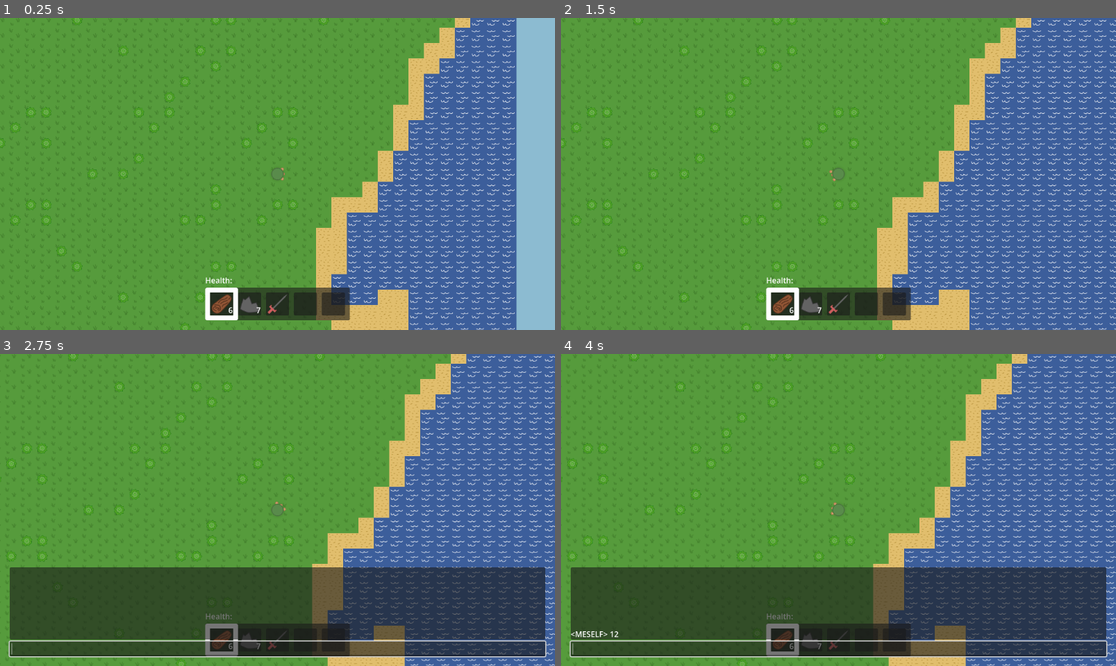
Above: before the commit, frames 1-4 (two rows, left to right).
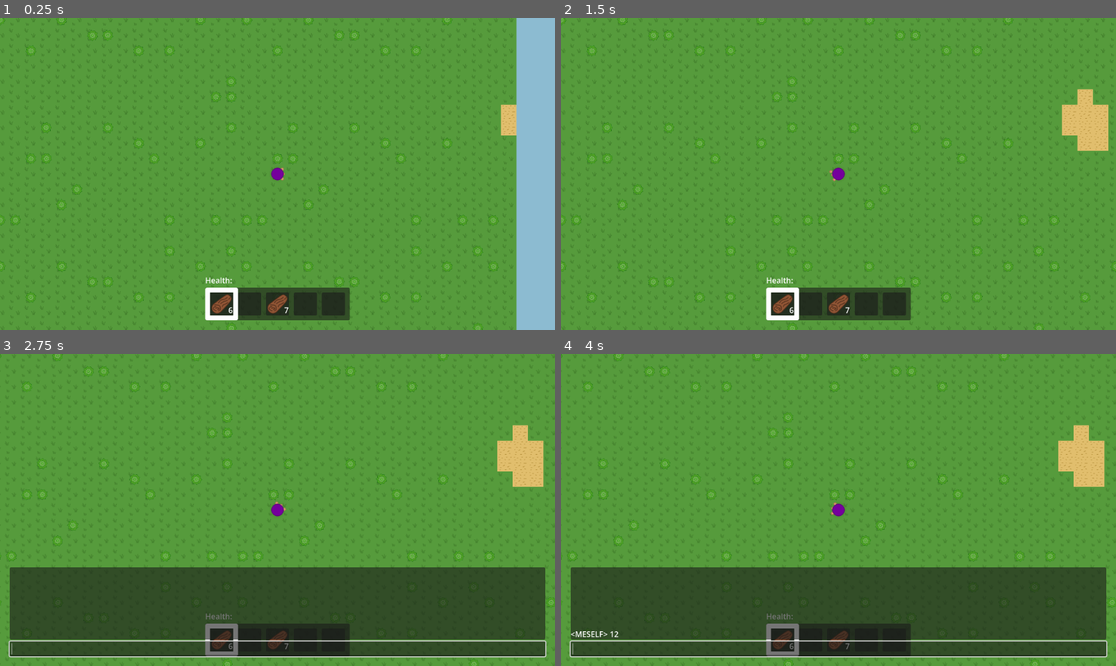
Above: after the commit, the same moments.

Repository: artmouse155/lets_survive
Game: Godot game, scene res://Scenes/WorldTest.tscn
Same seed, same stepped clock (60 frames per second), same inputs: the game is played once before the commit and once after it.
Inputs (mouse positions are in pixels of both pictures, inside the frame that each line leads up to):
- Up to frame 1 (0.25 s): no input
- Up to frame 2 (1.5 s): drag from (838, 174) to (894, 105) at 0.52 s; tap Enter at 1.25 s; drag from (727, 189) to (838, 174) at 1.27 s
- Up to frame 3 (2.75 s): tap Space at 2 s; move the mouse to (333, 441) at 2.02 s; hold D (right) from 2.03 s (still down); tap T (chat) at 2.1 s
- Up to frame 4 (4 s): release D (right) at 2.75 s; click (838, 650) at 2.77 s; type "12" at 2.85 s; tap Enter at 3.5 s; drag from (810, 572) to (672, 463) at 3.52 s

The runs differ from the first frame. In frame 1, 28% of the frame differs, in the area x 0-94%, y 0-100%; in frame 2, 35%, in the area x 0-100%, y 0-100%; in frame 3, 35%; in frame 4, 35%.
Error before the commit: Cannot call method 'file_exists' on a null value. (res://Scripts/Static/save_load.gd:139)

Commit message:
🚧(Serialization) Reworked resource serialization to use JSON
- Made changes to PlayerSave and WorldSave class - removing the initializer and removing getters for simpler serialization
- Created a Serializer base class that houses the 4 different serializers in use right now
- Cleaned up the SaveLoad frankenclass and it is much nicer to use now! :)

Diff:
--- a/Scenes/MainMenu/world_select_menu.gd
+++ b/Scenes/MainMenu/world_select_menu.gd
@@ -32,7 +32,7 @@
 func start() -> void:
 	for child : Node in WorldButtonContainer.get_children():
 		child.queue_free()
-	var saves := SaveLoad.get_world_saves()
+	var saves := SaveLoad.world_serializer.list()
 	for save : WorldSave in saves:
 		var button : WorldSelectButton = SelectButtonPacked.instantiate()
 		button.set_world_name(save.get_world_name())
--- a/Scenes/World/chunk_loader.gd
+++ b/Scenes/World/chunk_loader.gd
@@ -13,11 +13,13 @@
 var _chunk_load_queue : Array[Vector2i] = []
 var _chunk_remove_queue : Array[Vector2i] = []
 
-# Called when the node enters the scene tree for the first time.
+var chunk_serializer : ChunkSerializer
+
 func start(world_name: String, world_seed : String) -> void:
 	seed_int = world_seed.hash()
 	_world_name = world_name
 	terrain_gen.seed = seed_int
+	chunk_serializer = SaveLoad.get_chunk_serializer(world_name)
 	load_chunk(Vector2i.ZERO)
 	load_chunk(Vector2i.UP)
 
@@ -57,7 +59,7 @@
 
 ## TODO: Flesh out
 func saved_chunk_data(chunk_coordiate: Vector2i) -> ChunkSave:
-	return SaveLoad.load_chunk(_world_name, chunk_coordiate)
+	return chunk_serializer.des_chunk(chunk_coordiate)
 
 func on_player_position_updated(pos: Vector2) -> void:
 
--- a/Scenes/main.tscn
+++ b/Scenes/main.tscn
@@ -78,7 +78,10 @@
 	menu_selected.emit(MainMenus.MENUS.CHARACTER_SELECT)
 
 func create_character() -> void:
-	SaveLoad.create_character(_character_name, COLOR_OPTIONS[_character_shirt_color])
+	var new_player := PlayerSave.new()
+	new_player.player_name = _character_name
+	new_player.color = COLOR_OPTIONS[_character_shirt_color]
+	SaveLoad.player_serializer.ser_player(new_player)
 	return_to_character_select()
 
 func set_character_name(character_name : String) -> void:
@@ -91,7 +94,9 @@
 
 func set_character_shirt_color(index : int) -> void:
 	_character_shirt_color = COLOR_OPTIONS.keys()[index]
-	_player_preview.preview(PlayerSave.new(\"_PREVIEW_\",_character_shirt_color))
+	var preview_player := PlayerSave.new()
+	preview_player.color = COLOR_OPTIONS[_character_shirt_color]
+	_player_preview.preview(preview_player)
 	_update_create_button()
 
 func _update_create_button() -> void:
--- /dev/null
+++ b/Scripts/Autoload/save_load.gd
@@ -0,0 +1,15 @@
+extends Node
+
+const NAMING_REGEX = "[a-zA-Z _\\d]{1,}"
+
+@onready var player_serializer := PlayerSerializer.new()
+@onready var world_serializer := WorldSerializer.new()
+@onready var global_serializer := GlobalSerializer.new()
+
+func get_chunk_serializer(world_name : String) -> ChunkSerializer:
+	return ChunkSerializer.new(world_name)
+
+func save_chunks(world_name : String, chunks : Array[ChunkSave]) -> void:
+	var chunk_serializer := ChunkSerializer.new(world_name)
+	for chunk in chunks:
+		chunk_serializer.ser_chunk(chunk)
--- a/Scripts/CustomResource/chunk_save.gd
+++ b/Scripts/CustomResource/chunk_save.gd
@@ -21,6 +21,10 @@
 	_entities = entities
 
 
+static func c_to_s(coords : Vector2i) -> String:
+	return "%s %s" % [str(coords.x), str(coords.y)]
+
+
 func get_coordinates() -> Vector2i:
 	return _coordinates
 
--- a/Scripts/CustomResource/player_save.gd
+++ b/Scripts/CustomResource/player_save.gd
@@ -1,42 +1,21 @@
 class_name PlayerSave extends Resource
 
-@export var _player_name : String
-@export var _color : Color
-@export var _level : int = 0
-@export var _inventory : Array[Item]
-
-var _world_hashed_fingerprints : Dictionary[String,PackedStringArray] = {}
-
-func get_player_name() -> String:
-	return _player_name
-
-func get_level() -> int:
-	return _level
-
-func get_color() -> Color:
-	return _color
-
-func get_inventory() -> Array[Item]:
-	return _inventory
-
-func set_inventory(i : Array[Item]) -> void:
-	_inventory = i
+@export var player_name : String = "default_player_name"
+@export var color : Color = Color.WHITE
+@export var level : int = 0
+@export var inventory : Array[Item] = []
+@export var world_hashed_fingerprints : Dictionary[String,PackedStringArray] = {}
 
 func get_world_hashed_fingerprints(world_name : String) -> PackedStringArray:
-	if (world_name in _world_hashed_fingerprints.keys()):
-		return _world_hashed_fingerprints[world_name]
+	if (world_name in world_hashed_fingerprints.keys()):
+		return world_hashed_fingerprints[world_name]
 	return []
 
 func add_world(world_name : String, hashed_fingerprint : String) -> void:
-	if (!(world_name in _world_hashed_fingerprints.keys())):
-		_world_hashed_fingerprints[world_name] = PackedStringArray([])
-	_world_hashed_fingerprints[world_name].push_back(hashed_fingerprint)
-
-
-func _init(player_name : String = "", color : Color = Color.WHITE) -> void:
-	_player_name = player_name
-	_color = color
+	if (!(world_name in world_hashed_fingerprints.keys())):
+		world_hashed_fingerprints[world_name] = PackedStringArray([])
+	world_hashed_fingerprints[world_name].push_back(hashed_fingerprint)
 
 ## ALERT: Will save to the user folder. Be careful!
 func save() -> void:
-	SaveLoad.save_player(_player_name,self)
+	SaveLoad.player_serializer.ser_player(self)
--- a/Scripts/CustomResource/world_save.gd
+++ b/Scripts/CustomResource/world_save.gd
@@ -1,30 +1,16 @@
 class_name WorldSave extends Resource
 
-@export var _world_name : String = ""
-@export var _world_seed : String = ""
-@export var _spawnpoint : Vector2i = Vector2i.ZERO
-
-#var chunks : Dictionary[Vector2i,Chunk]
-
-# Dictionary[Player Fingerprint, Memory]
+@export var world_name : String = ""
+@export var world_seed : String = ""
+@export var spawnpoint : Vector2i = Vector2i.ZERO
 @export var player_memories : Dictionary[String,PlayerMemory] = {}
-
-func get_world_name() -> String:
-	return _world_name
-
-func get_world_seed() -> String:
-	return _world_seed
-
-func get_spawnpoint() -> Vector2i:
-	return _spawnpoint
-
 
 func is_player_known(player_save : PlayerSave) -> bool:
 	return get_player_memory(player_save) != null
 
 ## Attempts to get the world's memory of the player.
 func get_player_memory(player_save : PlayerSave) -> PlayerMemory:
-	for hashed_fingerprint : String in player_save.get_world_hashed_fingerprints(_world_name):
+	for hashed_fingerprint : String in player_save.get_world_hashed_fingerprints(world_name):
 		var memory := _get_player_memory(hashed_fingerprint)
 		if memory:
 			return memory
@@ -33,8 +19,8 @@
 ## ALERT: player_save will be modified to include the new fingerprint. player_save
 ## Must then be saved externally by resource_saver.
 func add_player(player_save : PlayerSave) -> PlayerMemory:
-	var hashed_fingerprint := _add_player(player_save.get_player_name())
-	player_save.add_world(_world_name,hashed_fingerprint)
+	var hashed_fingerprint := _add_player(player_save.player_name)
+	player_save.add_world(world_name,hashed_fingerprint)
 	return _get_player_memory(hashed_fingerprint)
 
 
@@ -52,13 +38,13 @@
 	var fingerprint := str(randi())
 	while (fingerprint in player_memories.keys()):
 		fingerprint = str(randi())
-	player_memories[fingerprint] = PlayerMemory.new(player_name,World.tile_to_world(_spawnpoint))
+	player_memories[fingerprint] = PlayerMemory.new(player_name,World.tile_to_world(spawnpoint))
 	return fingerprint.sha256_text()
 
-func _init(world_name : String = "", world_seed : String = "") -> void:
-	_world_name = world_name
-	_world_seed = world_seed
+func _init(p_world_name : String = "", p_world_seed : String = "") -> void:
+	world_name = p_world_name
+	world_seed = p_world_seed
 
 ## ALERT: Will save to the user folder. Be careful!
 func save() -> void:
-	SaveLoad.save_world(_world_name,self)
+	SaveLoad.world_serializer.ser_world(self)
--- a/Scripts/Menu/MainMenu/GameContainer.gd
+++ b/Scripts/Menu/MainMenu/GameContainer.gd
@@ -25,17 +25,17 @@
 	menu_selected.emit(MainMenus.MENUS.TITLE)
 
 func loadGame(world_name : String, player_name : String) -> void:
-	var player_save := SaveLoad.get_player_save(player_name)
+	var player_save := SaveLoad.player_serializer.des_player(player_name)
 	print("Player Save Path: %s" % player_save.resource_path)
-	var world_data := SaveLoad.get_world_save(world_name)
+	var world_data := SaveLoad.world_serializer.des_world(world_name)
 	if (save_button.pressed.is_connected(save)):
 		save_button.pressed.disconnect(save)
-	save_button.pressed.connect(save.bind(world_name,player_name))
+	save_button.pressed.connect(save.bind(world_name))
 	load_screen.hide()
 	world.start(world_data, player_save)
 
 func load_lan_game(host: String, port: String, player_name : String) -> void:
-	var player_save := SaveLoad.get_player_save(player_name)
+	var player_save := SaveLoad.player_serializer.des_player(player_name)
 	print("Player Save Path: %s" % player_save.resource_path)
 	if (save_button.pressed.is_connected(save)):
 		save_button.pressed.disconnect(save)
@@ -49,9 +49,10 @@
 func testLoad(world_save : WorldSave, player_save : PlayerSave) -> void:
 	world.start(world_save, player_save)
 
-func save(world_name : String, player_name : String) -> void:
-	SaveLoad.save_player(player_name, world.get_updated_self_save())
+func save(world_name : String) -> void:
+	SaveLoad.player_serializer.ser_player(world.get_updated_self_save())
 	SaveLoad.save_chunks(world_name, world.get_chunk_saves())
+	game_ui.chat.send_system_msg("Game Saved!")
 
 func _on_back_from_lan_button_pressed(host: String, port: String) -> void:
 	game_ui.set_pause(false)
--- a/Scripts/Menu/MainMenu/PlayerPreview.gd
+++ b/Scripts/Menu/MainMenu/PlayerPreview.gd
@@ -4,8 +4,8 @@
 
 func preview(player_save : PlayerSave) -> void:
 	if player_save:
-		player.set_inventory(player_save.get_inventory())
-		player.set_color(player_save.get_color())
+		player.set_inventory(player_save.inventory)
+		player.set_color(player_save.color)
 		player.show()
 	else:
 		player.hide()
--- a/Scripts/Menu/MainMenu/character_select_menu.gd
+++ b/Scripts/Menu/MainMenu/character_select_menu.gd
@@ -20,12 +20,12 @@
 func start() -> void:
 	for child in CharacterButtonContainer.get_children():
 		child.queue_free()
-	var saves := SaveLoad.get_player_saves()
+	var saves := SaveLoad.player_serializer.list()
 	for save : PlayerSave in saves:
 		var button : CharacterSelectButton = SelectButtonPacked.instantiate()
-		button.set_character_name(save.get_player_name())
-		button.set_character_level(save.get_level())
-		button.pressed.connect(select_character.bind(save.get_player_name()))
+		button.set_character_name(save.player_name)
+		button.set_character_level(save.level)
+		button.pressed.connect(select_character.bind(save.player_name))
 		CharacterButtonContainer.add_child(button)
 	PreviewBox.preview(null)
 	PlayButton.disabled = true
@@ -36,4 +36,4 @@
 			child.set_selected(player_name == child.internal_character_name)
 	character_selected.emit(player_name)
 	PlayButton.disabled = false
-	PreviewBox.preview(SaveLoad.get_player_save(player_name))
+	PreviewBox.preview(SaveLoad.player_serializer.des_player(player_name))
--- /dev/null
+++ b/Scripts/Serialization/chunk_serializer.gd
@@ -0,0 +1,15 @@
+class_name ChunkSerializer
+extends Serializer
+
+const CHUNK_SUB_DIR = "chunks"
+
+func _init(world_name : String) -> void:
+	super._init("%s%s/%s" % [USER_DIR, WORLD_SUB_DIR, world_name])
+
+
+func ser_chunk(chunk_save : ChunkSave) -> void:
+	_ser(ChunkSave.c_to_s(chunk_save.get_coordinates()), chunk_save)
+
+
+func des_chunk(coords : Vector2i) -> ChunkSave:
+	return _des(ChunkSave.c_to_s(coords)) as ChunkSave
--- /dev/null
+++ b/Scripts/Serialization/global_serializer.gd
@@ -0,0 +1,19 @@
+class_name GlobalSerializer
+extends Serializer
+
+const GLOBAL_SAVE_NAME = "global_save"
+
+func _init() -> void:
+	super._init(USER_DIR)
+
+
+func ser(global_save : RefCounted) -> void:
+	_ser(GLOBAL_SAVE_NAME, global_save)
+
+
+func des() -> RefCounted:
+	return _des(GLOBAL_SAVE_NAME) as RefCounted
+
+
+func list() -> Array[String]:
+	return _list(ListType.FILES)
--- /dev/null
+++ b/Scripts/Serialization/player_serializer.gd
@@ -0,0 +1,23 @@
+class_name PlayerSerializer
+extends Serializer
+
+const PLAYER_SUB_DIR = "player_saves"
+
+func _init() -> void:
+	super._init("%s%s" % [USER_DIR, PLAYER_SUB_DIR])
+
+
+func ser_player(player_save : PlayerSave) -> void:
+	_ser(player_save.player_name, player_save)
+
+
+func des_player(player_name : String) -> PlayerSave:
+		return _des(player_name) as PlayerSave
+
+
+func list() -> Array[PlayerSave]:
+	var save_names := _list(ListType.FILES)
+	var output : Array[PlayerSave]
+	for s in save_names:
+		output.append(des_player(s.trim_suffix(FILE_TYPE)))
+	return output
--- /dev/null
+++ b/Scripts/Serialization/serializer.gd
@@ -0,0 +1,63 @@
+class_name Serializer extends RefCounted
+
+const USER_DIR = "user://"
+const WORLD_SUB_DIR = "world_saves"
+const FILE_TYPE = ".json"
+
+var directory : String
+
+enum ListType { FILES, DIRECTORIES }
+
+func _init(
+	p_directory : String,
+	) -> void:
+	directory = p_directory
+	A2J.object_registry.merge({
+ 		'PlayerSave': PlayerSave,
+	})
+	var error := DirAccess.make_dir_recursive_absolute(p_directory)
+	if error != OK:
+		push_error(error_string(error))
+
+## Deserialize the given [String].
+func _des(s : String) -> Variant:
+	var file := FileAccess.open("%s/%s%s" % [directory,s,FILE_TYPE], FileAccess.READ)
+	if file:
+		var obj_json := file.get_as_text()
+		var json := JSON.new()
+		var error := json.parse(obj_json)
+		if error != OK:
+			push_error("Parsing save JSON %s failed " % s)
+			return null
+		var obj : Variant = A2J.from_json(json.data)
+		print(type_string(typeof(obj)))
+		if obj:
+			return obj
+		push_error("Deserializing %s failed" % s)
+		return null
+	push_warning("Error loading %s: %s" % [s, error_string(FileAccess.get_open_error())])
+	return null
+
+## Serialize the given [Variant].
+func _ser(s: String, o : Variant) -> void:
+	var json : Variant = A2J.to_json(o)
+	if json:
+		var file := FileAccess.open("%s/%s%s" % [directory,s,FILE_TYPE], FileAccess.WRITE)
+		if file:
+			if file.store_string(str(json)):
+				return
+			push_error("Could not store JSON for %s" % s)
+			return
+		push_error(error_string(FileAccess.get_open_error()))
+		return
+	push_error("Serializing %s failed" % str(o))
+
+## Lists either files or sub-directories in the given directory.
+func _list(list_type : ListType = ListType.FILES) -> PackedStringArray:
+	var dir := DirAccess.open(directory)
+	match list_type:
+		ListType.FILES:
+			return dir.get_files()
+		ListType.DIRECTORIES:
+			return dir.get_directories()
+	return []
--- /dev/null
+++ b/Scripts/Serialization/world_serializer.gd
@@ -0,0 +1,27 @@
+class_name WorldSerializer
+extends Serializer
+
+const WORLD_SAVE_NAME = "world_save"
+
+func _init() -> void:
+	super._init("%s%s" % [USER_DIR, WORLD_SUB_DIR])
+
+
+func ser_world(world_save : WorldSave) -> void:
+	var error := DirAccess.make_dir_absolute("%s/%s" % [directory, world_save.world_name])
+	if error == OK || error == ERR_ALREADY_EXISTS:
+		_ser("%s/%s" % [world_save.world_name, WORLD_SAVE_NAME], world_save)
+		return
+	push_error(error_string(error))
+
+
+func des_world(world_name : String) -> WorldSave:
+	return _des("%s/%s" % [world_name, WORLD_SAVE_NAME]) as WorldSave
+
+
+func list() -> Array[WorldSave]:
+	var save_names := _list(ListType.DIRECTORIES)
+	var output : Array[WorldSave]
+	for s in save_names:
+		output.append(des_world(s))
+	return output
--- a/Scripts/Static/save_load.gd
+++ /dev/null
@@ -1,176 +0,0 @@
-class_name SaveLoad extends Object
-
-const NAMING_REGEX = "[a-zA-Z _\\d]{1,}"
-
-const USER_DIR = "user://"
-const GLOBAL_SAVE_DATA_NAME = "global_data"
-const SAVE_SUFFIX = ".tres"
-
-const PLAYER_SUB_DIR = "player_saves"
-const PLAYER_SAVE_CLASS = "PlayerSave"
-
-
-const WORLD_SUB_DIR = "world_saves"
-const WORLD_SAVE_CLASS = "WorldSave"
-
-
-const CHUNKS_FOLDER_NAME = "chunks"
-const CHUNKS_SAVE_SUFFIX = ".tscn"
-const CHUNK_SAVE_CLASS = "ChunkSave"
-
-const MAX_NUM_SAVES = 5
-#save filenames start with save_0, and go on numerically. if save_0 and save_2 exist, the next save created will be save_1.tres.
-
-static func get_player_saves() -> Array[PlayerSave]:
-	var output : Array[PlayerSave] = []
-	for filename : String in get_filename_list(PLAYER_SUB_DIR):
-		var save : PlayerSave = _load_res(PLAYER_SUB_DIR,filename,PLAYER_SAVE_CLASS) as PlayerSave
-		output.append(save)
-	return output
-
-
-static func get_player_save(player_name : String) -> PlayerSave:
-	var filename := "%s%s" % [player_name, SAVE_SUFFIX]
-	return _load_res(PLAYER_SUB_DIR, filename, PLAYER_SAVE_CLASS) as PlayerSave
-
-
-static func get_world_saves() -> Array[WorldSave]:
-	var output : Array[WorldSave] = []
-	for world_name : String in get_subdir_list(WORLD_SUB_DIR):
-		var sub_dir := "%s/%s" % [WORLD_SUB_DIR, world_name]
-		var save : WorldSave = _load_res(sub_dir,"%s%s" % [world_name, SAVE_SUFFIX],WORLD_SAVE_CLASS) as WorldSave
-		output.append(save)
-	return output
-
-static func get_world_save(world_name : String) -> WorldSave:
-	var filename := "%s%s" % [world_name, SAVE_SUFFIX]
-	var sub_dir := "%s/%s" % [WORLD_SUB_DIR, world_name]
-	return _load_res(sub_dir, filename, WORLD_SAVE_CLASS) as WorldSave
-
-static func create_character(player_name : String, player_shirt_color : Color) -> void:
-	var newSave := PlayerSave.new(player_name, player_shirt_color)
-	_save_res(PLAYER_SUB_DIR, newSave, "%s%s" % [player_name, SAVE_SUFFIX])
-
-static func create_world(world_name : String, world_seed : String) -> void:
-	if world_seed == "":
-		world_seed = str(randi())
-	var newSave := WorldSave.new(world_name, world_seed)
-	var sub_dir := "%s/%s" % [WORLD_SUB_DIR, world_name]
-	ensure_sub_dir(sub_dir)
-	ensure_sub_dir("%s/%s" % [sub_dir,CHUNKS_FOLDER_NAME])
-	_save_res(sub_dir, newSave, "%s%s" % [world_name, SAVE_SUFFIX])
-
-static func save_player(player_name : String, player_save : PlayerSave) -> void:
-	_save_res(PLAYER_SUB_DIR, player_save, "%s%s" % [player_name, SAVE_SUFFIX])
-	print("Saved player \"%s\"" % player_name)
-
-static func save_world(world_name : String, world_save : WorldSave) -> void:
-	var sub_dir := "%s/%s" % [WORLD_SUB_DIR, world_name]
-	_save_res(sub_dir, world_save, "%s%s" % [world_name, SAVE_SUFFIX])
-	print("Saved world \"%s\"" % world_name)
-
-static func save_chunks(world_name : String, chunks: Array[ChunkSave]) -> void:
-	var sub_dir := "%s/%s/%s" % [WORLD_SUB_DIR, world_name, CHUNKS_FOLDER_NAME]
-	for chunk in chunks:
-		_save_res(sub_dir, chunk, "%s_%s%s" % [chunk.get_coordinates().x, chunk.get_coordinates().y, CHUNKS_SAVE_SUFFIX], false)
-		print("[%s] Saved chunk %s" % [world_name, str(chunk.get_coordinates())])
-
-## __________________________________________________________
-
-static func get_file_count(sub_dir : String) -> int:
-	return len(get_filename_list(sub_dir))
-
-
-static func delete(sub_dir: String, filename: String) -> void:
-	var dir := DirAccess.open("%s%s/" % [USER_DIR, sub_dir])
-	if dir.file_exists(filename):
-		dir.remove("%s%s/%s" % [USER_DIR, sub_dir, filename])
-	else:
-		push_error("Couldn't delete " + filename + ". File not found.")
-
-
-static func get_filename_list(sub_dir : String) -> Array[String]:
-	ensure_sub_dir(sub_dir)
-	var dir := DirAccess.open("%s%s/" % [USER_DIR, sub_dir])
-	var output : Array[String] = []
-
-	var regex := RegEx.new()
-	regex.compile("^%s\\%s$" % [NAMING_REGEX, SAVE_SUFFIX])
-
-	for filename : String in dir.get_files():
-		if regex.search(filename):
-			output.append(filename)
-	return output
-
-static func get_subdir_list(sub_dir : String) -> Array[String]:
-	ensure_sub_dir(sub_dir)
-	var dir := DirAccess.open("%s%s/" % [USER_DIR, sub_dir])
-	var output : Array[String] = []
-
-	var regex := RegEx.new()
-	regex.compile("^%s$" % [NAMING_REGEX])
-
-	for dirname : String in dir.get_directories():
-		if regex.search(dirname):
-			output.append(dirname)
-	return output
-
-# "test.tres".match("[a-zA-Z _\\d]{1,}.tres")
-#makes sure the filestructure we want exists
-static func ensure_sub_dir(sub_dir : String) -> bool:
-	var dir := DirAccess.open(USER_DIR)
-	if !dir.dir_exists(sub_dir):
-		dir.make_dir(sub_dir)
-	dir = null
-	return true
-
-
-static func ensure_global() -> bool:
-	var dir := DirAccess.open(USER_DIR)
-	if !dir.file_exists(GLOBAL_SAVE_DATA_NAME + SAVE_SUFFIX):
-		dir = null
-		pass
-	return true
-
-
-static func _save_res(sub_dir : String, data: Resource, filename : String = "", throttle_num_saves : bool = true) -> void:
-	ensure_sub_dir(sub_dir)
-	var dir := DirAccess.open("%s%s/" % [USER_DIR, sub_dir])
-	if (throttle_num_saves and (!dir.file_exists(filename)) and (len(get_filename_list(sub_dir)) >= MAX_NUM_SAVES)):
-		push_error("NO MORE ROOM FOR SAVES")
-		return
-	var error := ResourceSaver.save(data, "%s%s/%s" % [USER_DIR, sub_dir, filename])
-	if error != OK:
-		printerr("Failed to save resource: %s" % error_string(error))
-
-
-
-
-static func _load_res(sub_dir : String, filename : String = "", type_hint : String = "Resource") -> Resource:
-	ensure_sub_dir(sub_dir)
-	var dir := DirAccess.open("%s%s/" % [USER_DIR, sub_dir])
-	if !dir:
-		printerr(error_string(DirAccess.get_open_error()))
-		return null
-	if dir.file_exists(filename):
-		var resource := ResourceLoader.load("%s%s/%s" % [USER_DIR, sub_dir, filename], type_hint) as Resource
-		if !resource:
-			push_error("Couldn't parse %s" % filename)
-			return null
-		#HACK: This is because GDScript be funky...
-		if (
-			(type_hint == PLAYER_SAVE_CLASS) and !(resource is PlayerSave) or
-			(type_hint == WORLD_SAVE_CLASS) and !(resource is WorldSave) or
-			(type_hint == CHUNK_SAVE_CLASS) and !(resource is ChunkSave)
-		):
-			push_error("Couldn't parse %s as type \"%s\"" % [filename, type_hint])
-			return null
-		return resource
-	else:
-		push_warning("Couldn't find " + filename)
-		return null
-
-static func load_chunk(world_name: String, coords: Vector2i) -> ChunkSave:
-	var dir := "%s/%s/%s" % [WORLD_SUB_DIR, world_name, CHUNKS_FOLDER_NAME]
-	var filename := "%d_%d%s" % [coords.x, coords.y, CHUNKS_SAVE_SUFFIX]
-	return _load_res(dir, filename, CHUNK_SAVE_CLASS) as ChunkSave
--- a/Scripts/World/EntityModel/player_entity.gd
+++ b/Scripts/World/EntityModel/player_entity.gd
@@ -117,7 +117,9 @@
 	body.self_modulate = color
 
 func export_save(old_save: PlayerSave) -> PlayerSave:
-	var export := PlayerSave.new(old_save.get_player_name(),old_save.get_color())
-	export.set_inventory(_inventory)
+	var export := PlayerSave.new()
+	export.player_name = old_save.player_name
+	export.color = old_save.color
+	export.inventory = _inventory
 	#TODO: Set player level
 	return export
--- a/Scripts/World/entity_spawner.gd
+++ b/Scripts/World/entity_spawner.gd
@@ -22,8 +22,8 @@
 func spawn_player(player_save : PlayerSave, player_memory : PlayerMemory, is_self : bool) -> void:
 	var player : PlayerEntity = PLAYER_PACKED.instantiate()
 	player.position = player_memory.get_position()
-	player.set_inventory(player_save.get_inventory())
-	player.set_color(player_save.get_color())
+	player.set_inventory(player_save.inventory)
+	player.set_color(player_save.color)
 	player.world_item_dropped.connect(on_world_item_dropped)
 	SignalPipe.pipe(player.position_updated,player_position_updated)
 	if is_self:
--- a/Scripts/World/world.gd
+++ b/Scripts/World/world.gd
@@ -33,7 +33,7 @@
 func start(world_save : WorldSave, player_save : PlayerSave) -> void:
 	AudioBus.play_song(GAME_MUSIC)
 	game_ui.clear_chat()
-	chunk_loader.start(world_save.get_world_name(), world_save.get_world_seed())
+	chunk_loader.start(world_save.world_name, world_save.world_seed)
 	var player_memory : PlayerMemory
 	if (world_save.is_player_known(player_save)):
 		player_memory = world_save.get_player_memory(player_save)
--- a/Testing Save Data/test_player.tres
+++ b/Testing Save Data/test_player.tres
@@ -10,19 +10,14 @@
 
 [sub_resource type="Resource" id="Resource_x7qvn"]
 script = ExtResource("1_x7qvn")
-item_name = &"stone"
 item_quantity = 7
-metadata/_custom_type_script = "uid://c4r1h1lajnqwo"
-
-[sub_resource type="Resource" id="Resource_78g2t"]
-script = ExtResource("1_x7qvn")
-item_name = &"cool_sword"
 metadata/_custom_type_script = "uid://c4r1h1lajnqwo"
 
 [resource]
 resource_name = "Test Player"
 script = ExtResource("1_prisv")
-_player_name = "Test Player"
-_color = Color(0.56930333, 0.89, 0.48059997, 1)
-_inventory = Array[ExtResource("1_x7qvn")]([SubResource("Resource_rdge0"), SubResource("Resource_x7qvn"), SubResource("Resource_78g2t")])
+player_name = "Joe Test"
+color = Color(0.75, 0, 1, 1)
+level = 5
+inventory = Array[ExtResource("1_x7qvn")]([SubResource("Resource_rdge0"), null, SubResource("Resource_x7qvn")])
 metadata/_custom_type_script = "uid://b2814qm5brf7h"
--- a/Testing Save Data/test_world.tres
+++ b/Testing Save Data/test_world.tres
@@ -1,9 +1,11 @@
 [gd_resource type="Resource" script_class="WorldSave" format=3 uid="uid://by4ix2cxmgatv"]
 
+[ext_resource type="Script" uid="uid://jarxaj24oeo2" path="res://Scripts/CustomResource/player_memory.gd" id="1_bo2mg"]
 [ext_resource type="Script" uid="uid://w7gg55lbr2nk" path="res://Scripts/CustomResource/world_save.gd" id="1_olxol"]
 
 [resource]
 resource_name = "Test World"
 script = ExtResource("1_olxol")
-_world_name = "Test World"
+world_name = "John Test's World"
+world_seed = "Test"
 metadata/_custom_type_script = "uid://w7gg55lbr2nk"
--- a/project.godot
+++ b/project.godot
@@ -18,6 +18,7 @@
 [autoload]
 
 AudioBus="*uid://dpqxxkq4oweqy"
+SaveLoad="*uid://btu8d81snmnev"
 
 [debug]
 
@@ -26,6 +27,10 @@
 [dotnet]
 
 project/assembly_name="lets_survive"
+
+[editor_plugins]
+
+enabled=PackedStringArray("res://addons/A2J/plugin.cfg")
 
 [file_customization]
 
Renamed: Scripts/Static/save_load.gd.uid -> Scripts/Autoload/save_load.gd.uid
Not shown, added: Scripts/Serialization/chunk_serializer.gd.uid
Not shown, added: Scripts/Serialization/global_serializer.gd.uid
Not shown, added: Scripts/Serialization/player_serializer.gd.uid
Not shown, added: Scripts/Serialization/serializer.gd.uid
Not shown, added: Scripts/Serialization/world_serializer.gd.uid
